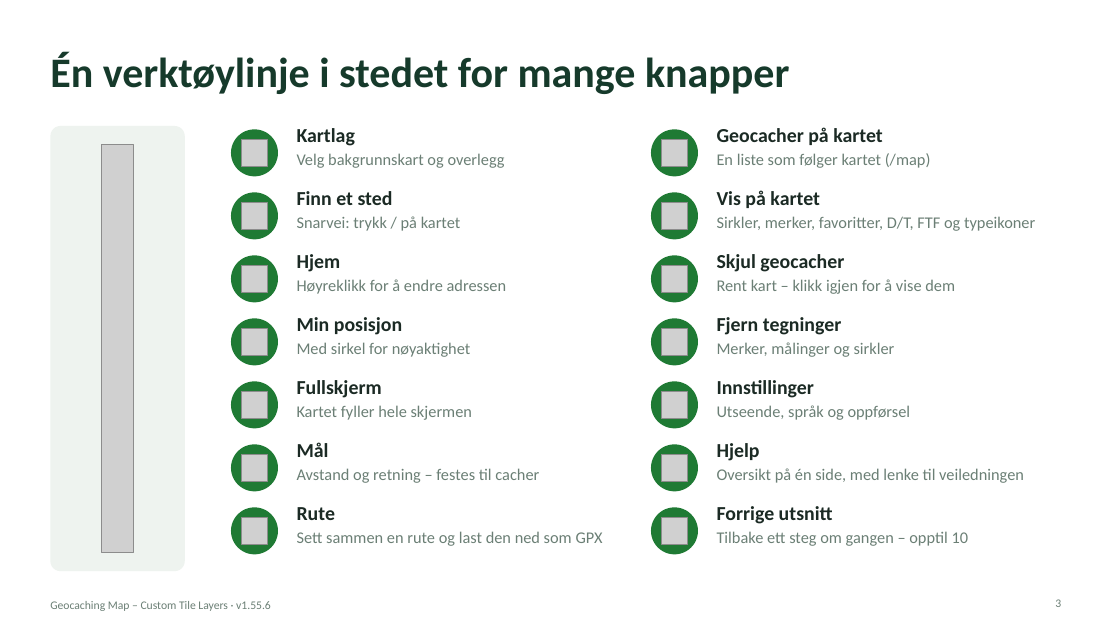
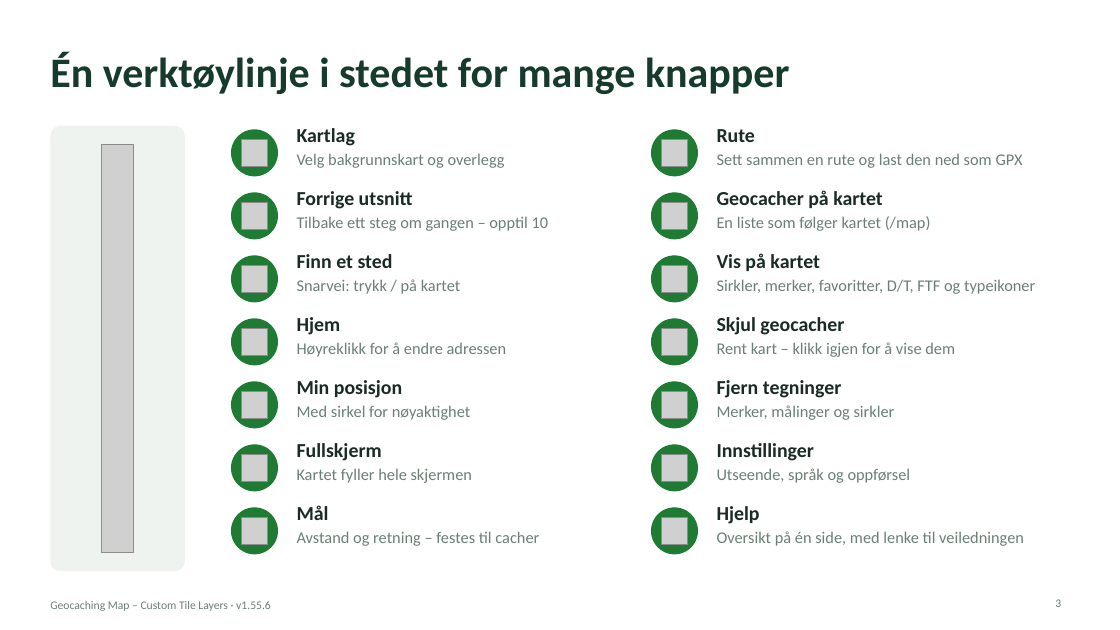
Before and after one commit to knutos/custom-tiles, a slide deck: slide 3 of docs/Geocaching-Map-Custom-Tile-Layers-Presentasjon.pptx. Drawn at 1120x630 pixels with LibreOffice and Linux fonts; fonts in the diff are those of the drawing; grey boxes stand for pictures. Boxes give left, top, right and bottom in pixels: in the first picture for what was removed or moved away, otherwise in the second. Text is boxed around its words. In the diff, an @@ line names an element or a change of style, - is before the commit and + after.

```diff
--- a/docs/Geocaching-Map-Custom-Tile-Layers-Presentasjon.pptx
+++ b/docs/Geocaching-Map-Custom-Tile-Layers-Presentasjon.pptx
@@ text "Rute": place and size @@
-text "Rute" at box(297, 507, 603, 546)
+text "Rute" at box(717, 129, 1023, 168)
@@ text "Forrige utsnitt": place and size @@
-text "Forrige utsnitt" at box(717, 506, 969, 546)
+text "Forrige utsnitt" at box(297, 191, 549, 231)
@@ 11 texts: place and size @@
-11 texts at box(297, 127, 1035, 483)
+11 texts at box(297, 190, 1035, 546)
```
Also in this commit, not shown: 3 other files.
